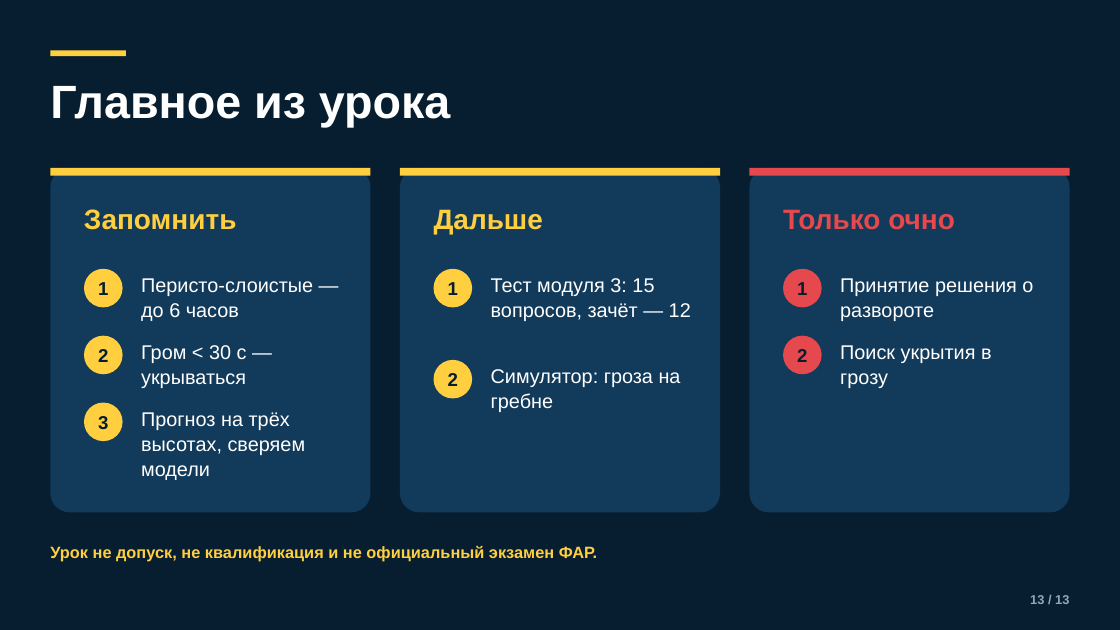
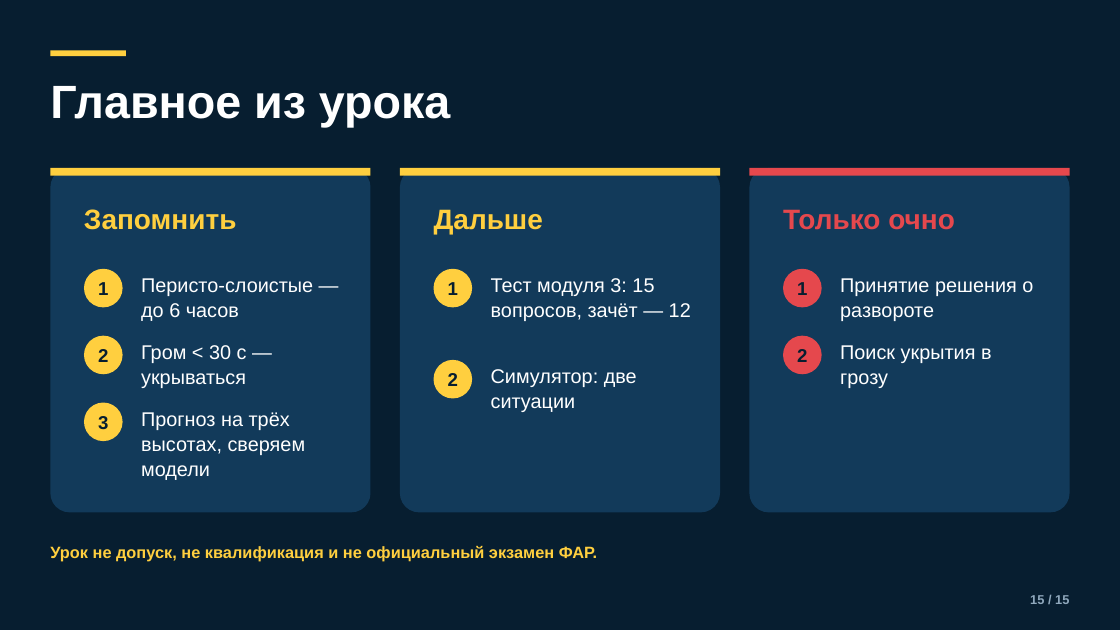
Before and after one commit to kirill54/far-education, a slide deck: slide 15 of presentations/lessons/M03-2_fronty-grozy-prognoz.pptx (slide 13 before the commit). Drawn at 1120x630 pixels with LibreOffice and Linux fonts; fonts in the diff are those of the drawing. Boxes give left, top, right and bottom in pixels: in the first picture for what was removed or moved away, otherwise in the second. Text is boxed around its words. In the diff, an @@ line names an element or a change of style, - is before the commit and + after.

```diff
--- a/presentations/lessons/M03-2_fronty-grozy-prognoz.pptx
+++ b/presentations/lessons/M03-2_fronty-grozy-prognoz.pptx
@@ text at (491, 369, 637, 412): text changed @@
-Симулятор: гроза на гребне
+Симулятор: две ситуации
@@ text at (1030, 595, 1069, 604): text changed @@
-13 / 13
+15 / 15
```
Also in this commit, not shown: 11 other slides changed, 2 slides added, 32 other files.
